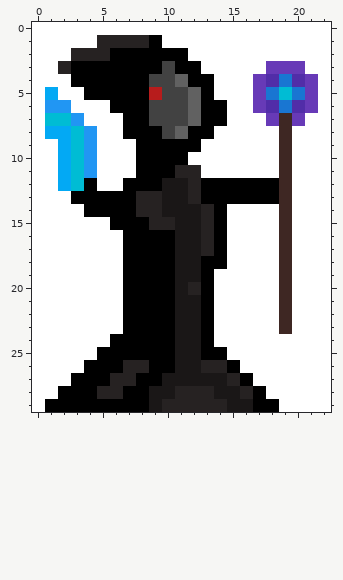
One commit to this pixel-art sprite: Exemplos/Platformer/player/idle/idle_2.png. This is how it looked before the edit.
The file is 23x30 pixels.
After:
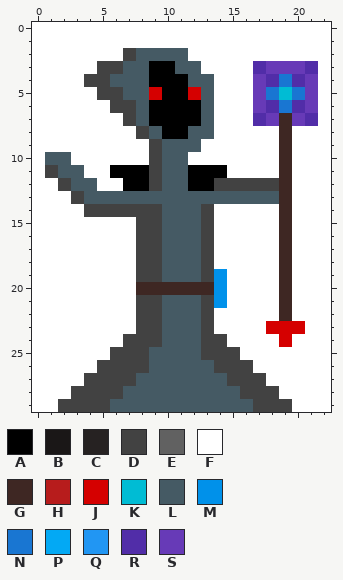
Palette (. is transparent): A #000000  B #1a1717  C #262222  D #424242  E #616161  F #ffffff  G #3e2723  H #b71c1c  J #d50000  K #00bcd4  L #455a64  M #0091ea  N #1976d2  P #03a9f4  Q #2196f3  R #512da8  S #673ab7
What changed:
Changed rows in their new state; - is an unchanged pixel.
first column x 1:
 1 ----FFFFF------------
 2 --FFFFDLLLL----------
 3 -FFFDDLL-ALL----R---R
 4 --FDDLLLAAALL--------
 5 F--FDDLLJAAJL--------
 6 FF---DDLAAAALF-------
 7 FFF---DLAAAALF--R---R
 8 FFFF--FDLAALL--------
 9 -FFF---FDLLL---------
10 LLFF---FDLL----------
11 DLLF-AA-DLLAAA-------
12 -DLL----DLLA-DDDDD---
13 --DLLLLLLLLLLLLLLL---
14 ---DDDDDDLLLDF-------
15 -----FFDDLLLDF-------
16 ------FDDLLLDF-------
17 ------FDDLLLDF-------
18 ------FDDLLLDF-------
19 ------FDDLLLDM-------
20 ------FGGGGGGM-------
21 ------FDDLLLDM-------
22 ------FDDLLLD--------
23 ------FDDLLLD----JJJ-
24 -----FDDDLLLDD----J--
25 ----FDDDLLLLDDD------
26 ---FDDDDLLLLLDDD-----
27 --FDDDDLLLLLLLDDD----
28 -FDDDDLLLLLLLLLDDD---
29 FDDDDLLLLLLLLLLLDDD--
Where, in picture pixels (left, top, right, bottom), the same in both pictures:
changed: (45, 35, 305, 412)
changed: (305, 61, 318, 126)
